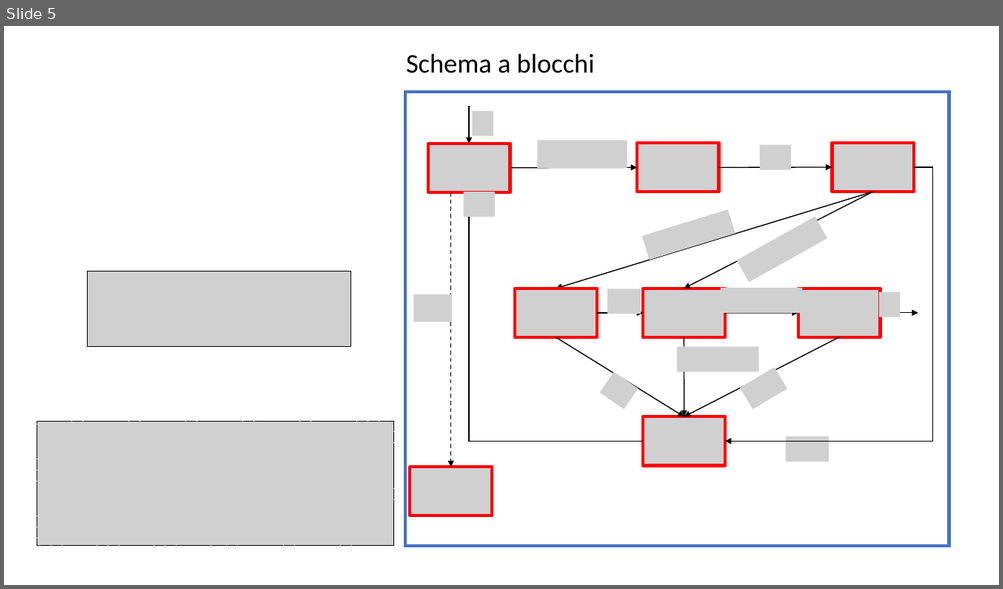
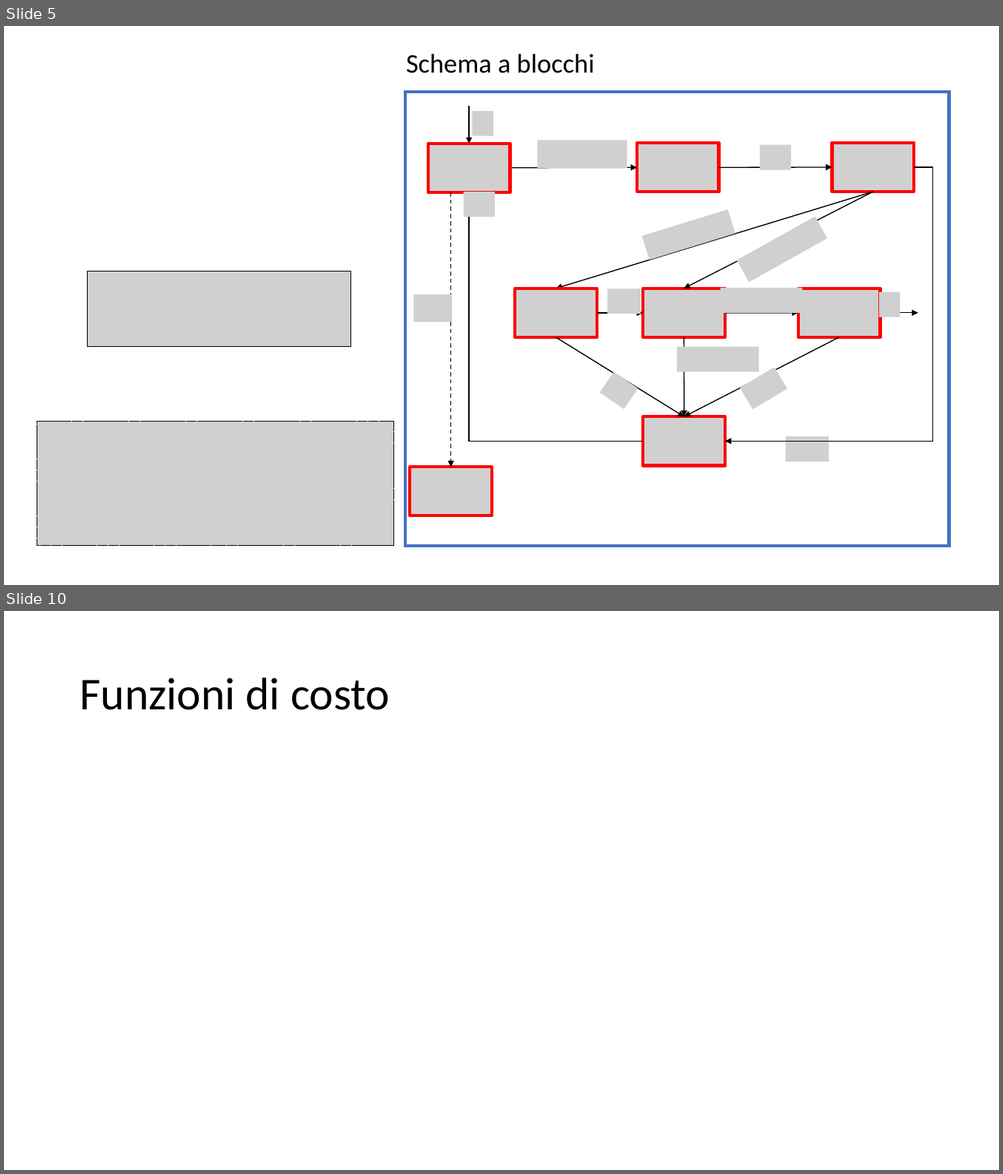
Before and after one commit to spbisc97/covid-optimal-control, a slide deck: PowerPoint/Optimal control strategies to prevent the hospital beds collapse during COVID-19 outbreak.pptx. Shown one above the other, each under a label of ours: slide 5 before the commit, slides 5 and 10 after it; the slides between them are not shown. The pictures are 1003x589 and 1003x1174 pixels, drawn with LibreOffice and Linux fonts; fonts in the diff are those of the drawing; grey boxes stand for pictures. Boxes give left, top, right and bottom in pixels: in the first picture for what was removed or moved away, otherwise in the second. Text is boxed around its words. In the diff, an @@ line names an element or a change of style, - is before the commit and + after.

```diff
--- a/PowerPoint/Optimal control strategies to prevent the hospital beds collapse during COVID-19 outbreak.pptx
+++ b/PowerPoint/Optimal control strategies to prevent the hospital beds collapse during COVID-19 outbreak.pptx
@@ slide 10 added at bbox=[4, 611, 999, 1170], background #FFFFFF @@
@@ title added at bbox=[79, 678, 390, 710], 44 pt, text #000000 @@
+Funzioni di costo
```
Also in this commit, not shown: 13 other slides added.
